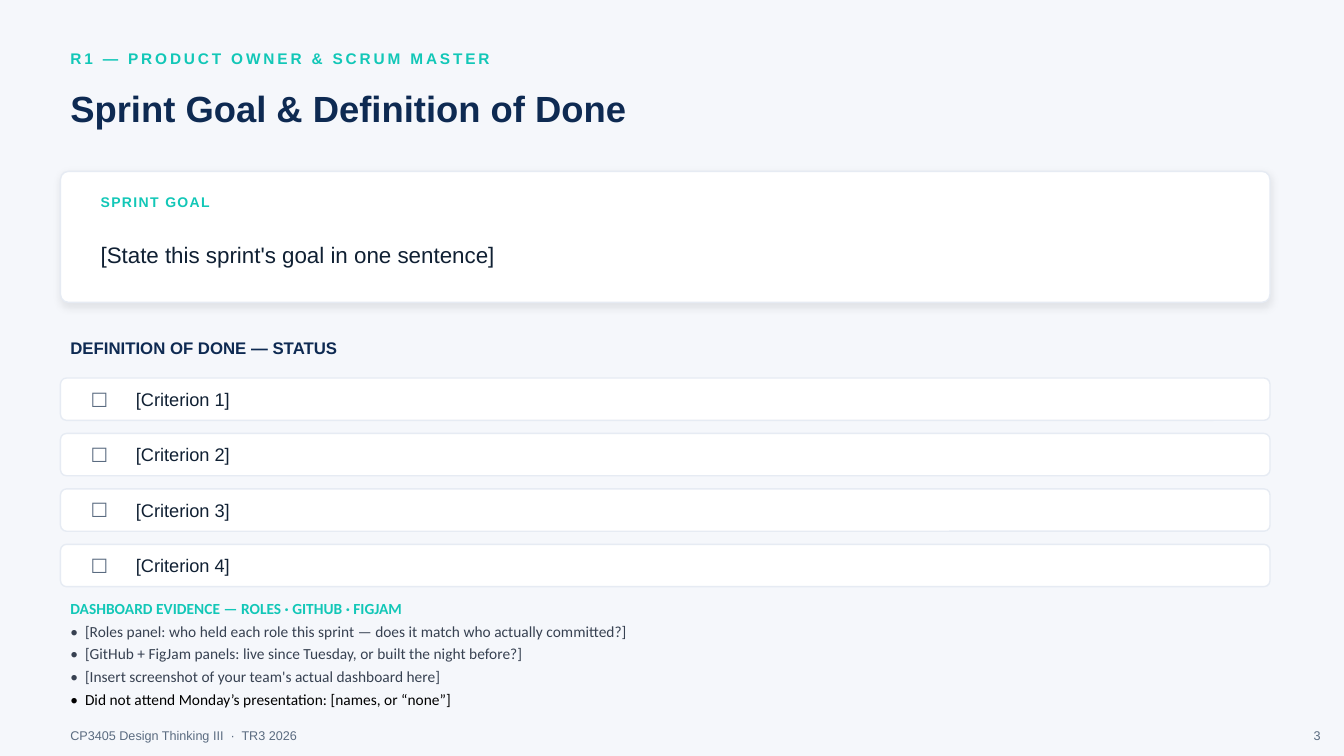
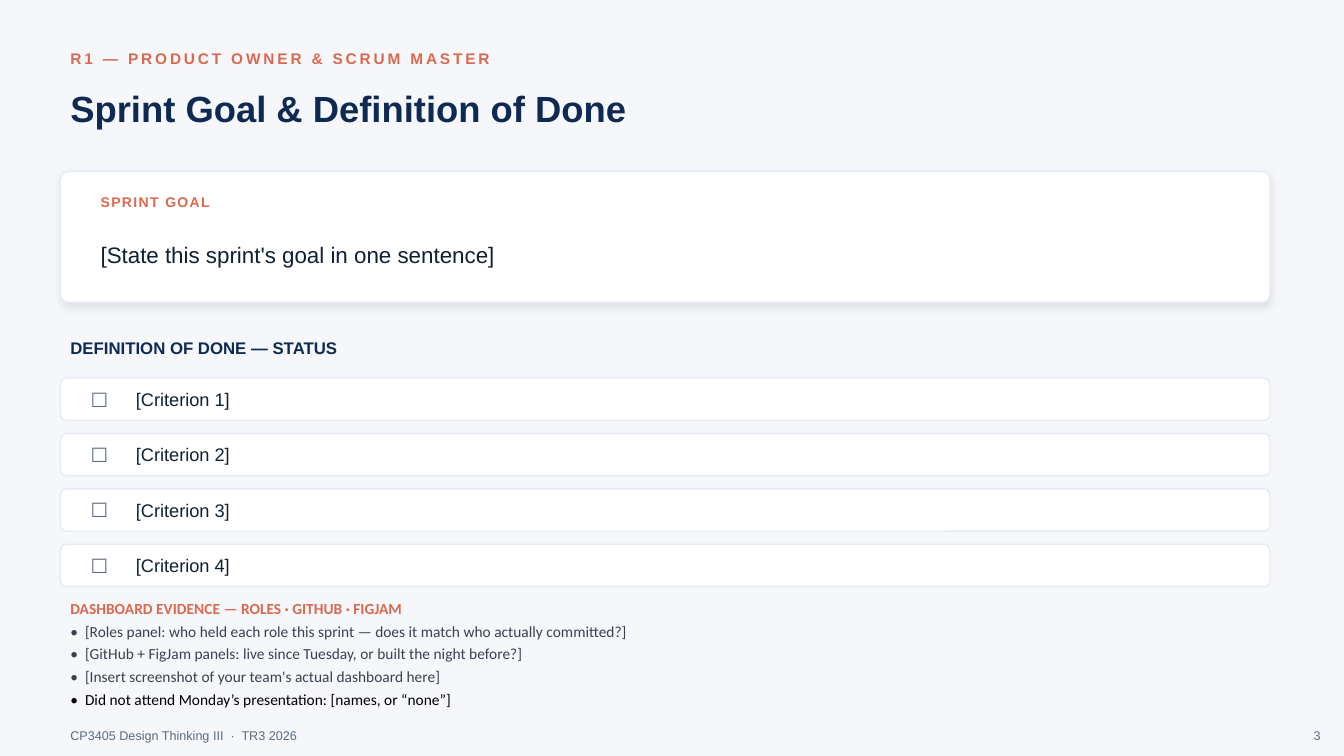
Before and after one commit to ProfDrTan/dt3-tr3-26-course-website, a slide deck: slide 3 of assets/sprint4-presentation-template.pptx. Drawn at 1344x756 pixels with LibreOffice and Linux fonts; fonts in the diff are those of the drawing. Boxes give left, top, right and bottom in pixels: in the first picture for what was removed or moved away, otherwise in the second. Text is boxed around its words. In the diff, an @@ line names an element or a change of style, - is before the commit and + after.

Commit message:
Sprint 4 template: recolor the deck's recurring accent from teal to coral throughout, so the sprint is identifiable on every slide (260929_1434)

```diff
--- a/assets/sprint4-presentation-template.pptx
+++ b/assets/sprint4-presentation-template.pptx
@@ text "R1 — PRODUCT OWNER & ..." at (70,53,489,64): text colour #12C7B7 to #D9694F @@
@@ text "SPRINT GOAL" at (101,197,209,207): text colour #12C7B7 to #D9694F @@
@@ text at (70,604,402,614): text colour #12C7B7 to #D9694F in "DASHBOARD EVIDENCE — ROLES · GITHUB · ..." @@
```
Also in this commit, not shown: 8 other slides changed.
